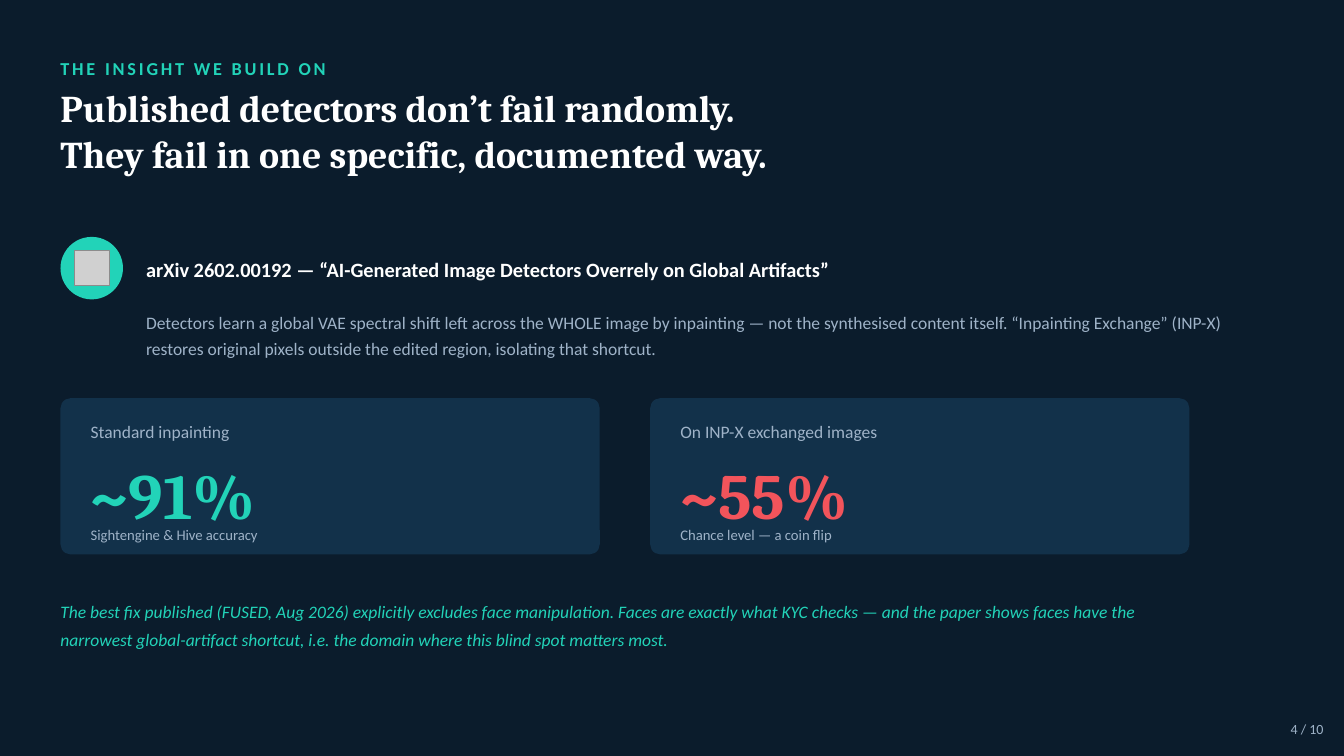
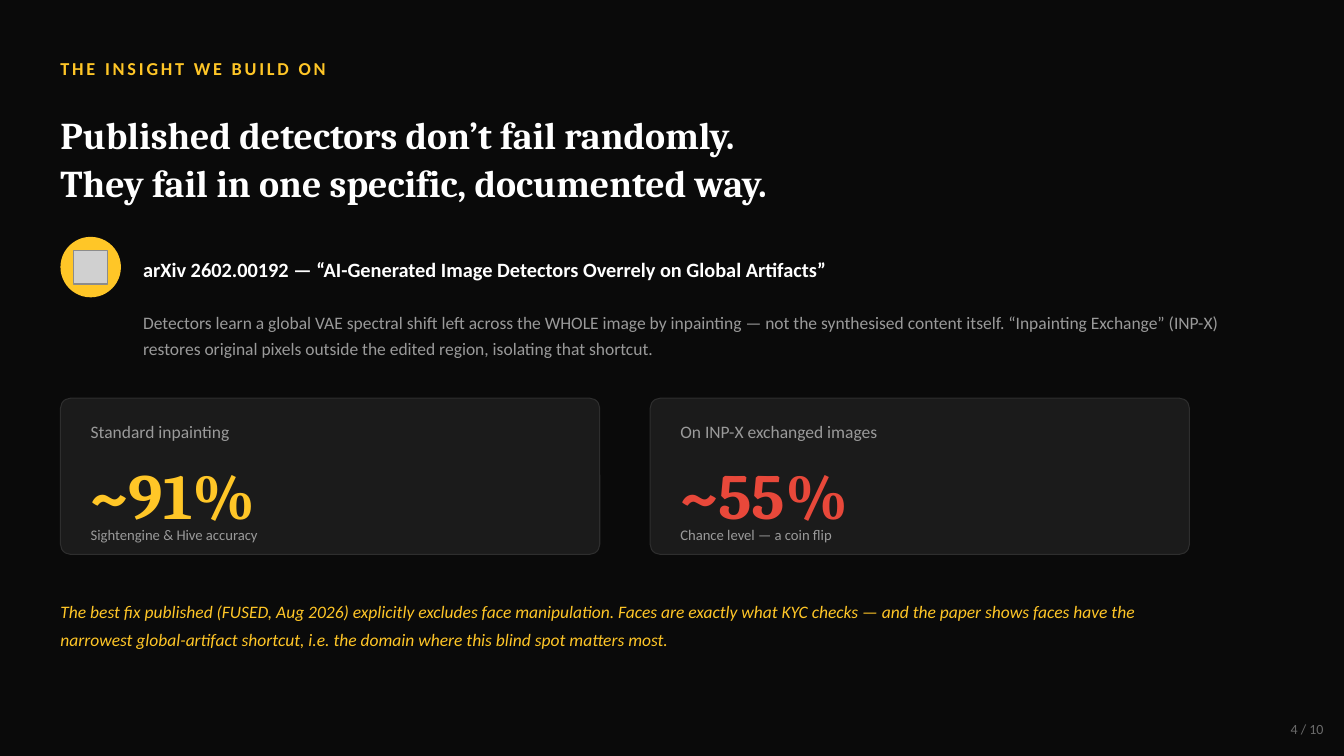
Before and after one commit to Venkat-Kolasani/VeriLens, a slide deck: slide 4 of pitch/VeriLens_Pitch.pptx. Drawn at 1344x756 pixels with LibreOffice and Linux fonts; fonts in the diff are those of the drawing; grey boxes stand for pictures. Boxes give left, top, right and bottom in pixels: in the first picture for what was removed or moved away, otherwise in the second. Text is boxed around its words. In the diff, an @@ line names an element or a change of style, - is before the commit and + after.

Commit message:
feat(pitch): redo deck in yellow-black theme, fix icon color bug
Replaced the teal/light-dark deck with a fully dark yellow-black theme, and
reworked the architecture slide from five same-size cards into an actual
layered process diagram (Capture -> Quality Gate -> Detection Lanes -> Judge
-> Verdict+Anchor) - a truer answer to 'what are the process layers' than a
grid of lane cards.

Found and fixed a real bug while re-rendering icons for the new palette: the
icon generator stripped the <svg> root tag to rebuild width/height/viewBox,
which also discarded the color/style attributes react-icons relies on for
currentColor to resolve. Verified by checking pixel channel stats directly
rather than trusting the thumbnail - every icon in both this deck and the
original teal one was rendering pure black regardless of requested color.
It went unnoticed in the teal deck because black-on-teal still had usable
contrast by coincidence; this theme's dark-charcoal badges made it visible
as low-contrast black-on-black. Fixed by wrapping the inner <path> markup in
an explicit <g fill="#hex">, which paths inherit via plain SVG attribute
inheritance instead of relying on currentColor resolution.

Structural validation, content QA, and full visual re-render all passed
after the fix.

```diff
--- a/pitch/VeriLens_Pitch.pptx
+++ b/pitch/VeriLens_Pitch.pptx
@@ background #0B1C2C to #0A0A0A @@
@@ text colour #22D3B8 to #FFC627 in 3 elements at bbox=[91, 475, 256, 534], bbox=[60, 605, 1134, 649], bbox=[60, 63, 326, 75] @@
@@ text "Published detectors don’t fail randomly." at bbox=[60, 122, 767, 206]: line spacing 1 to 1.05 @@
@@ ellipse at bbox=[60, 237, 121, 297]: fill #22D3B8 to #FFC627 @@
@@ text colour #9FB3C8 to #9A9A9A in 5 elements at bbox=[91, 426, 229, 441], bbox=[91, 530, 258, 543], bbox=[680, 426, 877, 441], bbox=[680, 530, 832, 543], bbox=[143, 316, 1218, 358] @@
@@ rounded rectangle at bbox=[60, 398, 600, 555]: fill #12314A to #1B1B1B; outline none to #2E2E2E 0.75 pt @@
@@ rounded rectangle at bbox=[650, 398, 1190, 555]: fill #12314A to #1B1B1B; outline none to #2E2E2E 0.75 pt @@
@@ text "~55%" at bbox=[680, 475, 848, 534]: text colour #F2545B to #E8483A @@
@@ text "4 / 10" at bbox=[1291, 725, 1323, 734]: text colour #9FB3C8 to #6B6B6B @@
```
Also in this commit, not shown: 7 other slides changed, 2 slides added, 2 slides removed, 3 other files.
